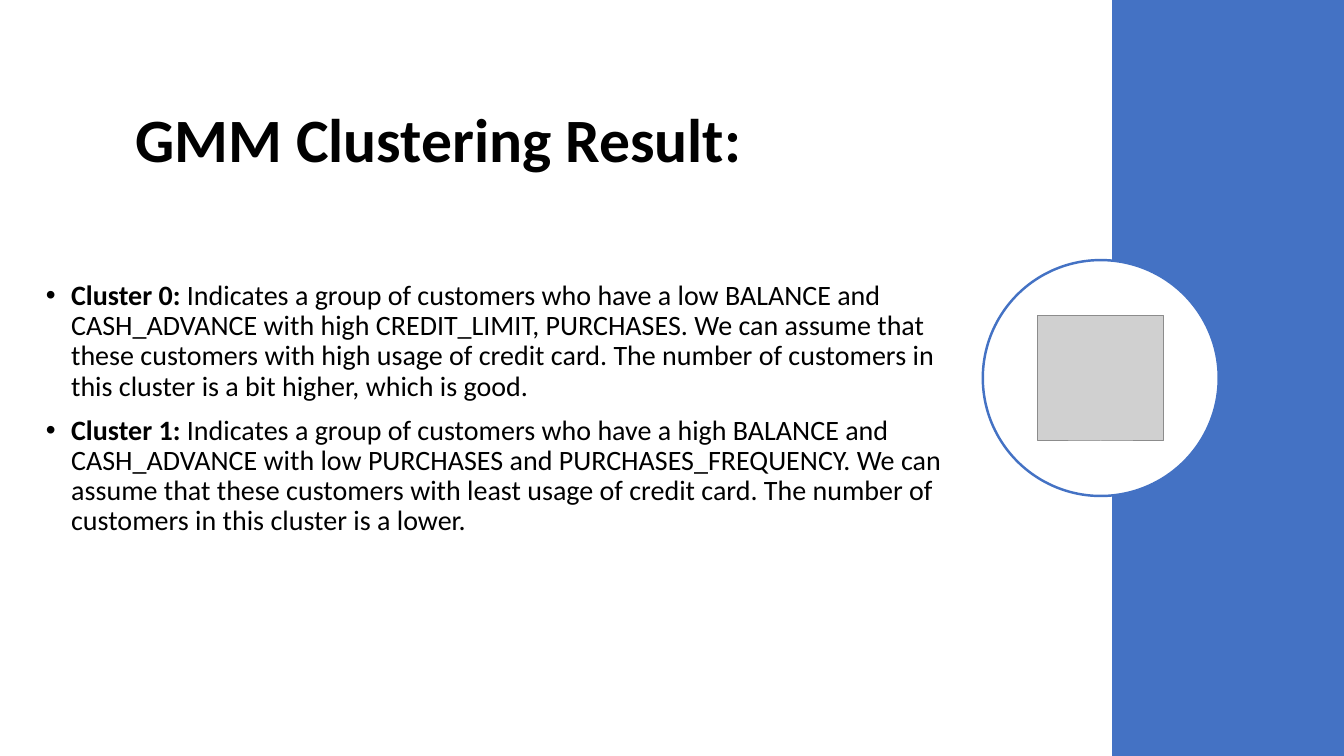
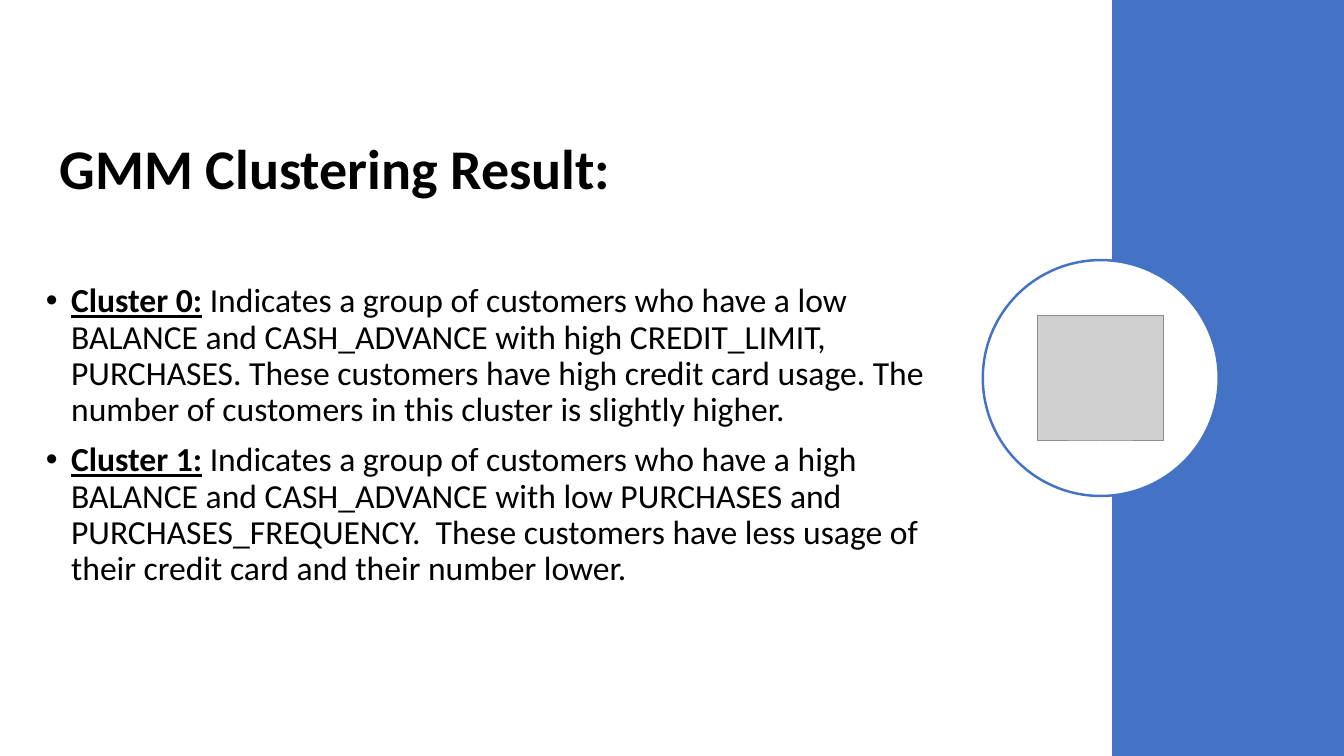
Before and after one commit to parichehrma/PariMa1, a slide deck: slide 38 of Customers Segmentation based on their Credit Card usage.pptx. Drawn at 1344x756 pixels with LibreOffice and Linux fonts; fonts in the diff are those of the drawing; grey boxes stand for pictures. Boxes give left, top, right and bottom in pixels: in the first picture for what was removed or moved away, otherwise in the second. Text is boxed around its words. In the diff, an @@ line names an element or a change of style, - is before the commit and + after.

```diff
--- a/Customers Segmentation based on their Credit Card usage.pptx
+++ b/Customers Segmentation based on their Credit Card usage.pptx
@@ title "GMM Clustering Result:": place and size @@
-title "GMM Clustering Result:" at [135,118,741,173]
+title "GMM Clustering Result:" at [60,149,610,199]
@@ title "GMM Clustering Result:" at [60,149,610,199]: size 44 to 40 pt @@
@@ text at [71,288,924,581]: text changed; size 20 to 24 pt @@
-• Cluster 0: Indicates a group of customers who have a low BALANCE and CASH_ADVANCE with high CREDIT_LIMIT, PURCHASES. We can assume that these customers with high usage of credit card. The number of customers in this cluster is a bit higher, which is good.
-• Cluster 1: Indicates a group of customers who have a high BALANCE and CASH_ADVANCE with low PURCHASES and PURCHASES_FREQUENCY. We can assume that these customers with least usage of credit card. The number of customers in this cluster is a lower.
+• Cluster 0: Indicates a group of customers who have a low BALANCE and CASH_ADVANCE with high CREDIT_LIMIT, PURCHASES. These customers have high credit card usage. The number of customers in this cluster is slightly higher.
+• Cluster 1: Indicates a group of customers who have a high BALANCE and CASH_ADVANCE with low PURCHASES and PURCHASES_FREQUENCY. These customers have less usage of their credit card and their number lower.
```
Also in this commit, not shown: 28 other slides changed, 1 other file.
